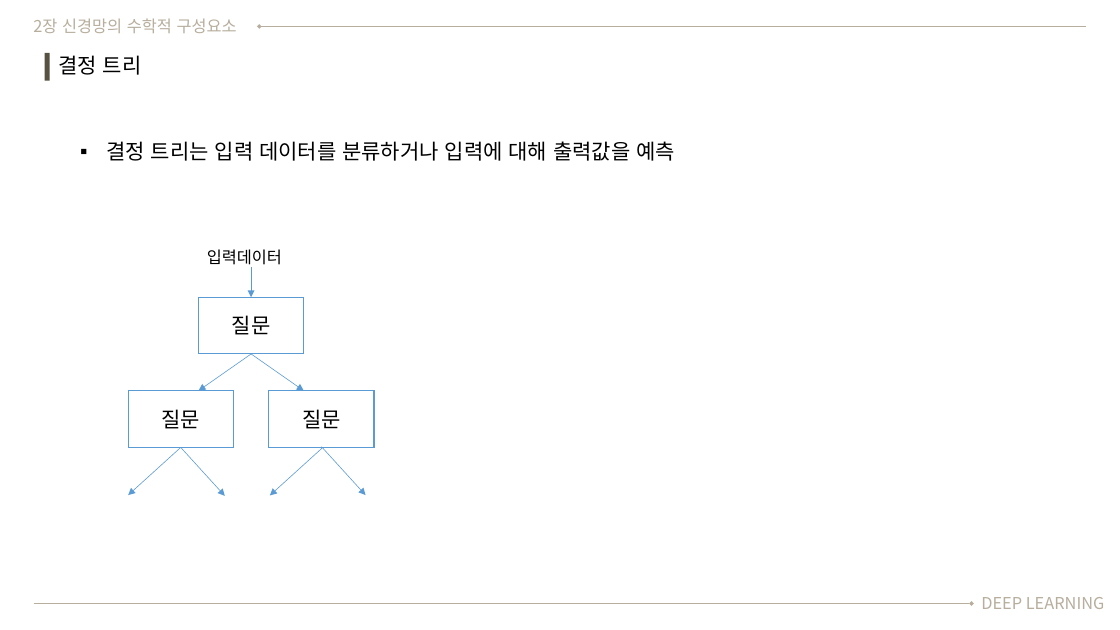
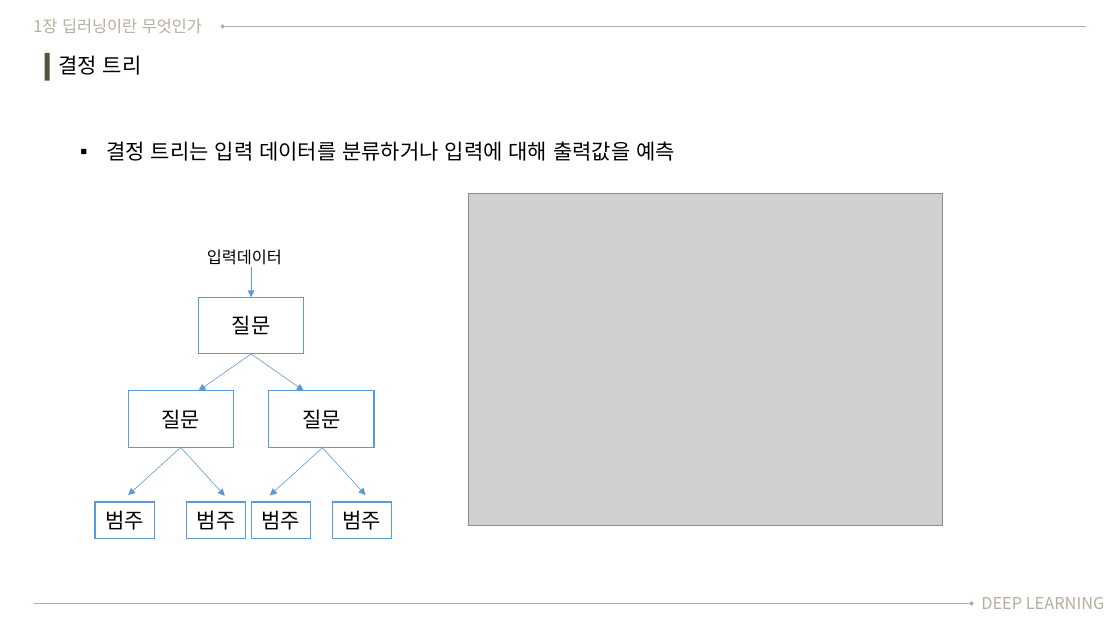
Before and after one commit to SeongGeunLee/DeepLearningStudy, a slide deck: slide 5 of PPT data/1 week/Hyukjin's.pptx (slide 4 before the commit). Drawn at 1120x630 pixels with LibreOffice and Linux fonts; fonts in the diff are those of the drawing; grey boxes stand for pictures. Boxes give left, top, right and bottom in pixels: in the first picture for what was removed or moved away, otherwise in the second. Text is boxed around its words. In the diff, an @@ line names an element or a change of style, - is before the commit and + after.

```diff
--- a/PPT data/1 week/Hyukjin's.pptx
+++ b/PPT data/1 week/Hyukjin's.pptx
@@ text at [33, 18, 202, 33]: text changed @@
-2장 신경망의 수학적 구성요소
+1장 딥러닝이란 무엇인가
@@ arrow moved from (260, 27) - (1086, 27) to (223, 27) - (1086, 27) @@
@@ picture added at [469, 194, 943, 526] @@
@@ rectangle added at [95, 502, 155, 539], fill #FFFFFF, outline #5B9BD5 1 pt, 18 pt, text #000000 @@
+범주
@@ rectangle added at [187, 502, 246, 539], fill #FFFFFF, outline #5B9BD5 1 pt, 18 pt, text #000000 @@
+범주
@@ rectangle added at [251, 502, 311, 539], fill #FFFFFF, outline #5B9BD5 1 pt, 18 pt, text #000000 @@
+범주
@@ rectangle added at [333, 502, 392, 539], fill #FFFFFF, outline #5B9BD5 1 pt, 18 pt, text #000000 @@
+범주
```
Also in this commit, not shown: 5 other slides changed, 6 slides added, 1 slide removed, 1 other file.
